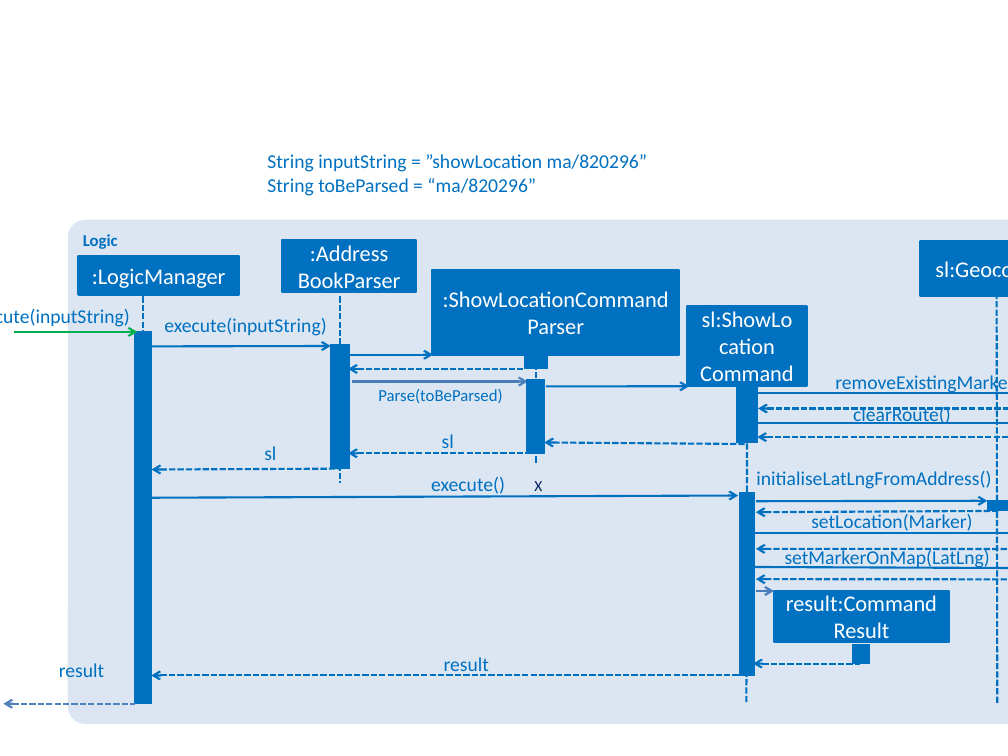
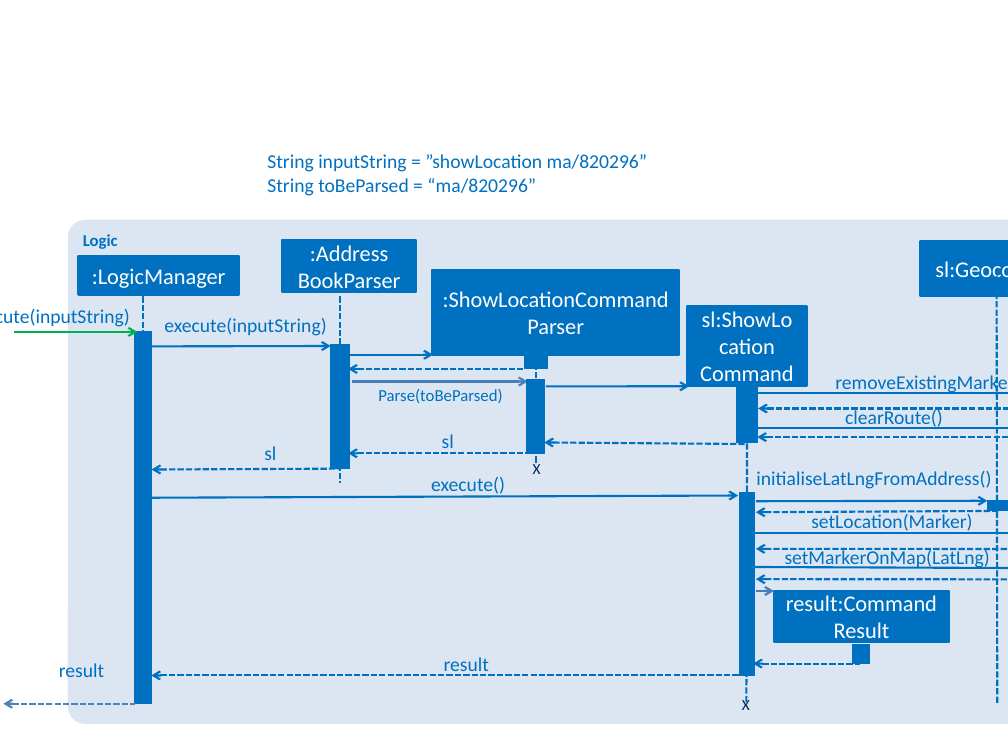
Before and after one commit to tzerbin/addressbook-level4, a slide deck: slide 1 of docs/diagrams/ShowLocationSequenceDiagram.pptx. Drawn at 1008x756 pixels with LibreOffice and Linux fonts; fonts in the diff are those of the drawing. Boxes give left, top, right and bottom in pixels: in the first picture for what was removed or moved away, otherwise in the second. Text is boxed around its words. In the diff, an @@ line names an element or a change of style, - is before the commit and + after.

```diff
--- a/docs/diagrams/ShowLocationSequenceDiagram.pptx
+++ b/docs/diagrams/ShowLocationSequenceDiagram.pptx
@@ text "clearRoute()" rewrapped from [853,407,951,424] to [845,408,943,429] @@
@@ arrow moved from (758, 423) - (1008, 423) to (758, 428) - (1008, 428) @@
@@ text "X": place and size @@
-text "X" at [534,481,542,491]
+text "X" at [533,461,541,474]
@@ text added at [742,697,750,710], 11 pt, text #002060 @@
+X
```
Also in this commit, not shown: 2 other files.
